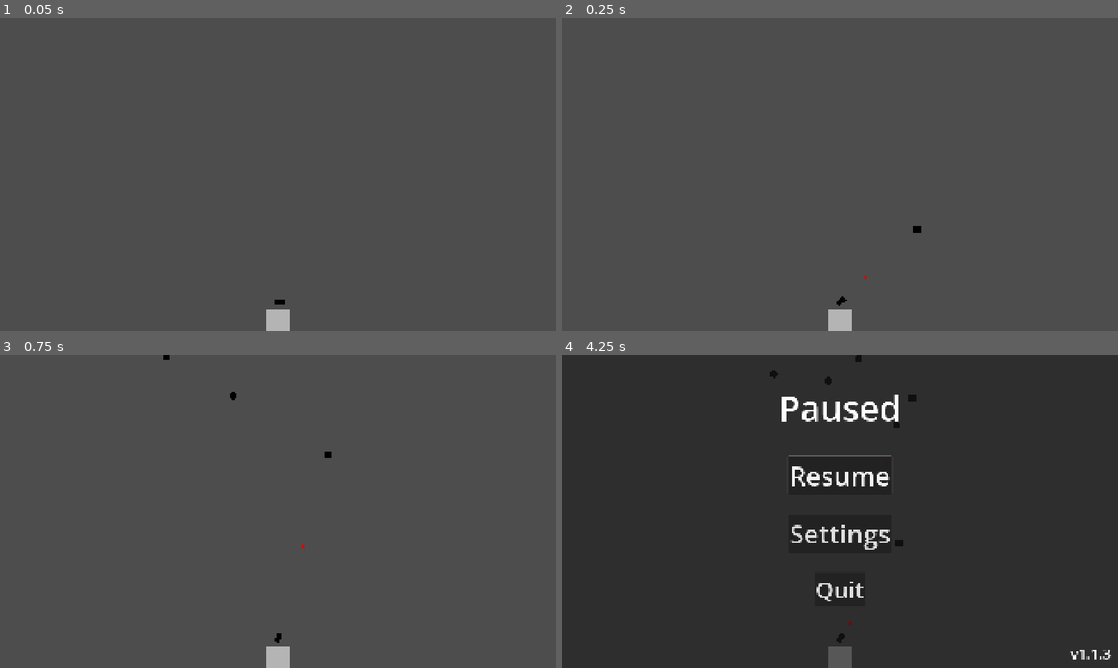
Above: before the commit, frames 1-4 (two rows, left to right).
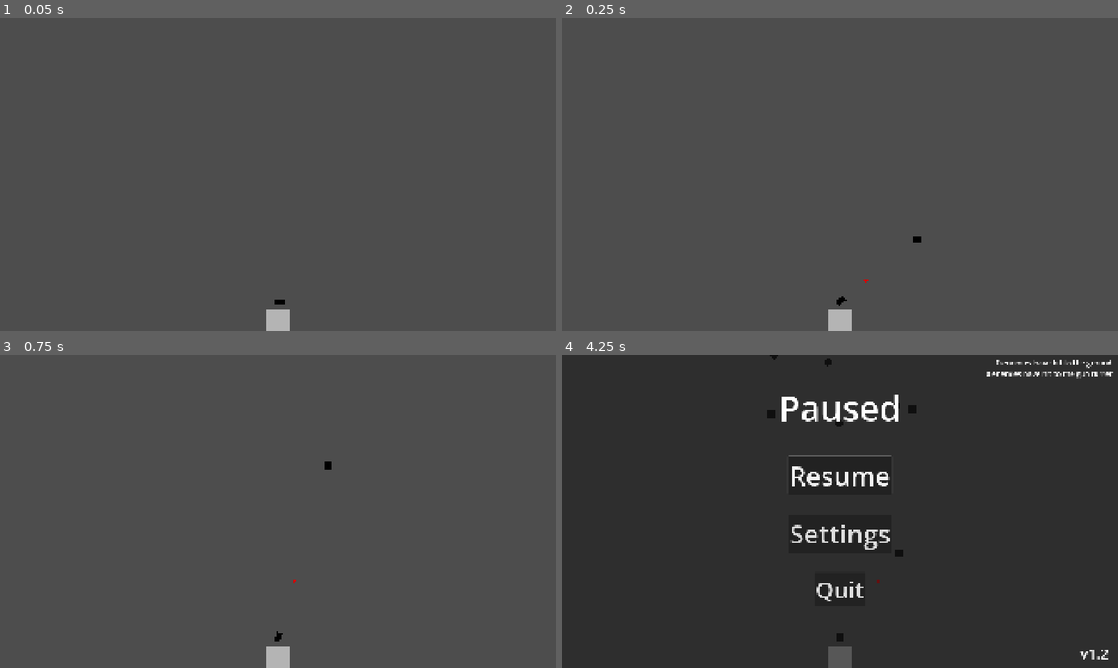
Above: after the commit, the same moments.

Repository: BilgiPasa/2d-gun-turret
Game: Godot game, scene res://Scenes/main_scene.tscn
Two runs of this game, one before a commit and one after it. Both use one fixed random seed, a clock stepped at 60 frames per second and the inputs below.
Inputs (mouse positions are in pixels of both pictures, inside the frame that each line leads up to):
- Up to frame 1 (0.05 s): no input
- Up to frame 2 (0.25 s): no input
- Up to frame 3 (0.75 s): move the mouse to (400, 495) at 0.52 s
- Up to frame 4 (4.25 s): move the mouse to (728, 527) at 1.27 s; move the mouse to (895, 442) at 2.02 s; move the mouse to (812, 574) at 2.77 s; move the mouse to (1006, 558) at 3.52 s; tap Escape (ui_cancel) at 4.15 s

Frame 1 is identical in both runs. In frame 2, less than 0.1% of the frame differs, in the area x 49-65%, y 66-91%; in frame 3, 0.1%; in frame 4, 0.9%, in the area x 36-100%, y 0-98%.

Commit message:
Add some labels in pause menu, Update some scripts, Update to version 1.2

Diff:
--- a/Scenes/main_scene.tscn
+++ b/Scenes/main_scene.tscn
@@ -11,19 +11,20 @@
 size = Vector2(4750, 40)
 
 [sub_resource type="RectangleShape2D" id="RectangleShape2D_r07tb"]
-size = Vector2(4750, 60)
+size = Vector2(4750, 50)
 
 [node name="MainScene" type="Node2D" unique_id=1697325332]
 script = ExtResource("1_52fb6")
 
 [node name="Camera2D" type="Camera2D" parent="." unique_id=212988087]
-position = Vector2(0, -1260)
+position = Vector2(0, -1350)
 zoom = Vector2(0.4, 0.4)
 
 [node name="GunTurret" parent="." unique_id=1071740224 instance=ExtResource("2_6l7je")]
+position = Vector2(0, -96)
 
 [node name="Ground" type="StaticBody2D" parent="." unique_id=658723653]
-position = Vector2(0, 126)
+position = Vector2(0, 20)
 
 [node name="CollisionShape2D" type="CollisionShape2D" parent="Ground" unique_id=669267698]
 shape = SubResource("RectangleShape2D_5s483")
@@ -36,7 +37,7 @@
 shape = SubResource("RectangleShape2D_r07tb")
 
 [node name="MovableEnemySpawner" type="Node2D" parent="." unique_id=501403955]
-position = Vector2(0, -2750)
+position = Vector2(0, -3000)
 script = ExtResource("3_x6ack")
 
 [node name="SpawnTimer" type="Timer" parent="MovableEnemySpawner" unique_id=924858773]
@@ -55,6 +56,7 @@
 [node name="SettingsMenu" parent="CanvasLayer" unique_id=1117894137 instance=ExtResource("6_6ev3c")]
 visible = false
 
+[connection signal="update_hit_lbl" from="GunTurret" to="." method="_on_gun_turret_update_hit_lbl"]
 [connection signal="body_entered" from="Ground/GroundArea" to="." method="_on_ground_area_body_entered"]
 [connection signal="timeout" from="MovableEnemySpawner/SpawnTimer" to="MovableEnemySpawner" method="_on_spawn_timer_timeout"]
 [connection signal="timeout" from="StaticEnemySpawner/SpawnTimer" to="StaticEnemySpawner" method="_on_spawn_timer_timeout"]
--- a/Scenes/pause_menu.tscn
+++ b/Scenes/pause_menu.tscn
@@ -114,6 +114,32 @@
 theme_override_font_sizes/font_size = 50
 text = "vA.B"
 
+[node name="EnemyHitGroundCountLabel" type="Label" parent="Panel" unique_id=904640603]
+layout_mode = 1
+anchors_preset = 1
+anchor_left = 1.0
+anchor_right = 1.0
+offset_left = -404.0
+offset_top = 10.0
+offset_right = -20.0
+offset_bottom = 45.0
+grow_horizontal = 0
+theme_override_font_sizes/font_size = 25
+text = "0 enemies have hit to the ground"
+
+[node name="EnemyHitGTCountLabel" type="Label" parent="Panel" unique_id=742343868]
+layout_mode = 1
+anchors_preset = 1
+anchor_left = 1.0
+anchor_right = 1.0
+offset_left = -440.0
+offset_top = 47.5
+offset_right = -20.0
+offset_bottom = 82.50008
+grow_horizontal = 0
+theme_override_font_sizes/font_size = 25
+text = "0 enemies have hit to the gun turret"
+
 [connection signal="visibility_changed" from="." to="." method="_on_visibility_changed"]
 [connection signal="pressed" from="Panel/ResumeButton" to="." method="_on_resume_button_pressed"]
 [connection signal="pressed" from="Panel/SettingsButton" to="." method="_on_settings_button_pressed"]
--- a/Scripts/gun_turret.gd
+++ b/Scripts/gun_turret.gd
@@ -2,6 +2,8 @@
 extends StaticBody2D
 
 # * Note: Godot's 2D Y axis increases as you go down and decreases as you go up.
+
+signal update_hit_lbl(hit_count: int)
 
 # Shoot Bullet Variables
 const BULLET_REACH_TIME: float = 0.1
@@ -14,15 +16,16 @@
 var closest_target: Node2D
 var targets: Array[Node2D]
 
-# Gun Turret Label Variable
-var show_label: bool = false
-
 # @onready Variables
 @onready var gun_sprite: Sprite2D = $GunSprite
 @onready var can_shoot_timer: Timer = $CanShootTimer
 @onready var target_find_area: Area2D = $TargetFindArea
 @onready var mouse_position_node: Node2D = $MousePositionNode
 @onready var gun_turret_label: Label = $GunTurretLabel
+
+# Other Variables
+var enemy_hit_gt_count: int = 0
+var show_label: bool = false
 
 func _ready() -> void:
 	process_mode = Node.PROCESS_MODE_PAUSABLE
@@ -109,5 +112,6 @@
 	can_shoot = true
 
 func _on_gt_area_body_entered(body: Node2D) -> void:
-	print("Enemy has hit to the gun turret")
+	enemy_hit_gt_count += 1
+	update_hit_lbl.emit(enemy_hit_gt_count)
 	body.queue_free.call_deferred()
--- a/Scripts/main_scene.gd
+++ b/Scripts/main_scene.gd
@@ -5,6 +5,7 @@
 @onready var static_enemy_spawner: Node2D = $StaticEnemySpawner
 @onready var pause_menu: Control = $CanvasLayer/PauseMenu
 @onready var settings_menu: Control = $CanvasLayer/SettingsMenu
+var enemy_hit_ground_count: int = 0
 
 func _ready() -> void:
 	process_mode = Node.PROCESS_MODE_ALWAYS
@@ -45,8 +46,12 @@
 	pause_menu.show()
 	settings_menu.hide()
 
+func _on_gun_turret_update_hit_lbl(hit_count: int) -> void:
+	pause_menu.enemy_hit_gt_count_label.text = "%d enemies have hit to the gun turret" % hit_count
+
 func _on_ground_area_body_entered(body: Node2D) -> void:
-	print("Enemy has hit to the ground")
+	enemy_hit_ground_count += 1
+	pause_menu.enemy_hit_ground_count_label.text = "%d enemies have hit to the ground" % enemy_hit_ground_count
 	body.queue_free.call_deferred()
 
 func _on_pause_menu_resume() -> void:
@@ -57,29 +62,23 @@
 
 func _on_settings_menu_turn_on_mes() -> void: # mes = movable enemy spawner
 	movable_enemy_spawner.process_mode = Node.PROCESS_MODE_PAUSABLE
-	print("Movable enemy spawning enabled.")
 
 func _on_settings_menu_turn_off_mes() -> void: # mes = movable enemy spawner
 	movable_enemy_spawner.process_mode = Node.PROCESS_MODE_DISABLED
-	print("Movable enemy spawning disabled.")
 
 func _on_settings_menu_turn_on_gt() -> void: # gt = gun turret
 	gun_turret.process_mode = Node.PROCESS_MODE_PAUSABLE
 	gun_turret.show()
-	print("Gun turret enabled.")
 
 func _on_settings_menu_turn_off_gt() -> void: # gt = gun turret
 	gun_turret.process_mode = Node.PROCESS_MODE_DISABLED
 	gun_turret.hide()
-	print("Gun turret disabled.")
 
 func _on_settings_menu_turn_on_ses() -> void: # ses = static enemy spawner
 	static_enemy_spawner.process_mode = Node.PROCESS_MODE_PAUSABLE
-	print("Static enemy spawning enabled.")
 
 func _on_settings_menu_turn_off_ses() -> void: # ses = static enemy spawner
 	static_enemy_spawner.process_mode = Node.PROCESS_MODE_DISABLED
-	print("Static enemy spawning disabled.")
 
 func _on_settings_menu_go_back() -> void:
 	close_settings()
--- a/Scripts/pause_menu.gd
+++ b/Scripts/pause_menu.gd
@@ -5,6 +5,8 @@
 
 @onready var resume_button: Button = $Panel/ResumeButton
 @onready var version_label: Label = $Panel/VersionLabel
+@onready var enemy_hit_ground_count_label: Label = $Panel/EnemyHitGroundCountLabel
+@onready var enemy_hit_gt_count_label: Label = $Panel/EnemyHitGTCountLabel
 
 func _ready() -> void:
 	version_label.text = "v" + str(ProjectSettings.get_setting("application/config/version"))
--- a/project.godot
+++ b/project.godot
@@ -11,7 +11,7 @@
 [application]
 
 config/name="2d-gun-turret"
-config/version="1.1.3"
+config/version="1.2"
 run/main_scene="uid://jneb5c8685yl"
 config/features=PackedStringArray("4.7", "Forward Plus")
 config/icon="res://icon.svg"
Not shown, added: export_presets.cfg
